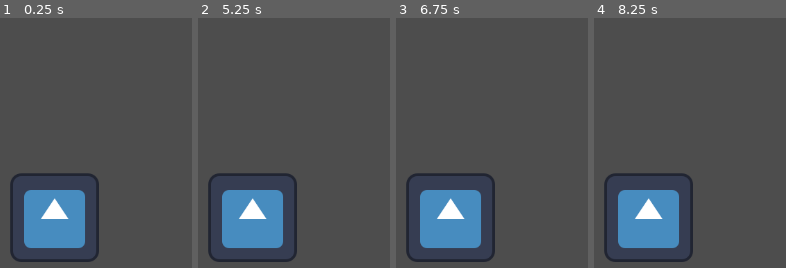
Above: before the commit, frames 1-4 (left to right).
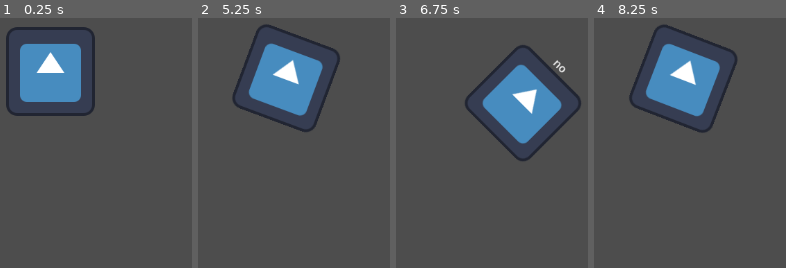
Above: after the commit, the same moments.

Repository: phln1108/compGraf
Game: Godot game, scene res://Scenes/Map/map.tscn
The game is run twice, just before and just after one commit, with the same random seed, the same clock (stepped at 60 frames per second) and the same inputs. The project has no main scene, so this scene is started directly. The engine's default icon, where the game draws it, is replaced by a stand-in: a white triangle on a blue panel in a dark square.
Inputs (mouse positions are in pixels of both pictures, inside the frame that each line leads up to):
- Up to frame 1 (0.25 s): no input
- Up to frame 2 (5.25 s): tap Enter at 0.5, 2, 3.5 s; move the mouse to (251, 218) at 0.52 s; press the mouse at (251, 218) at 0.53 s; tap Space at 1.25, 2.75, 4.25 s; move the mouse to (outside the picture) at 1.27 s; release the mouse at (outside the picture) at 1.28 s; click (outside the picture) at 1.35 s; move the mouse to (outside the picture) at 2.02 s; press the mouse at (outside the picture) at 2.03 s; move the mouse to (207, 160) at 2.77 s; release the mouse at (207, 160) at 2.78 s; click (207, 160) at 2.85 s; move the mouse to (outside the picture) at 3.52 s; press the mouse at (outside the picture) at 3.53 s; move the mouse to (outside the picture) at 4.27 s; release the mouse at (outside the picture) at 4.28 s; click (outside the picture) at 4.35 s; move the mouse to (288, 70) at 5.02 s; press the mouse at (288, 70) at 5.03 s
- Up to frame 3 (6.75 s): move the mouse to (outside the picture) at 5.77 s; release the mouse at (outside the picture) at 5.78 s; click (outside the picture) at 5.85 s; move the mouse to (outside the picture) at 6.52 s; press the mouse at (outside the picture) at 6.53 s
- Up to frame 4 (8.25 s): move the mouse to (outside the picture) at 7.27 s; release the mouse at (outside the picture) at 7.28 s; click (outside the picture) at 7.35 s; move the mouse to (outside the picture) at 8.02 s; press the mouse at (outside the picture) at 8.03 s

The runs differ from the first frame. In frame 1, 19% of the frame differs, in the area x 3-52%, y 3-98%; in frame 2, 19%; in frame 3, 19%, in the area x 5-97%, y 10-98%; in frame 4, 19%.

Commit message:
making some ajustments

Diff:
--- a/Scenes/Card/card.tscn
+++ b/Scenes/Card/card.tscn
@@ -13,13 +13,13 @@
 texture = ExtResource("1_2ytoe")
 
 [node name="Label" type="Label" parent="."]
-offset_left = -104.0
-offset_top = -160.0
-offset_right = 104.0
+offset_left = -192.0
+offset_top = -256.0
+offset_right = 192.0
 offset_bottom = -65.0
-text = "eu posso ser um pouco "
+text = "Text Here"
 horizontal_alignment = 1
-vertical_alignment = 1
+vertical_alignment = 2
 autowrap_mode = 3
 
 [node name="CollisionShape2D" type="CollisionShape2D" parent="."]
--- a/Scenes/Map/map.gd
+++ b/Scenes/Map/map.gd
@@ -1,26 +1,30 @@
 extends Node2D
 
 var can_drag: bool = false
-
+var velocity = 500
 # Called when the node enters the scene tree for the first time.
 func _ready():
 	pass # Replace with function body.
 
-
 # Called every frame. 'delta' is the elapsed time since the previous frame.
 func _process(delta):
 	if can_drag:
-		$Card.global_position = get_global_mouse_position()
+		#$Card.global_position = get_global_mouse_position()
+		#$Card.look_at($CardPoint/AncorPoint.global_position)
+		$AncorPoint.look_at(get_global_mouse_position())
+		$AncorPoint.rotation_degrees = clamp($AncorPoint.rotation_degrees + 90 , -45, 45)
+		#if $AncorPoint.rotation_degrees > 45:
+			#$AncorPoint.rotation_degrees = 45
+		#if $AncorPoint.rotation_degrees < -45:
+			#$AncorPoint.rotation_degrees = -45
 	else:
-		$Card.global_position = $CardPoint.global_position
-
-
+		#$AncorPoint/Card.global_position += ($CardPoint.global_position - $AncorPoint/Card.global_position) * velocity * delta
+		#$AncorPoint.rotation_degrees = clamp($AncorPoint.rotation_degrees - (velocity * delta),0,180)
+		$AncorPoint.rotation_degrees = 0
 func _on_card_dragging(is_dragging):
 	can_drag = is_dragging
 
-
 func _on_no_area_entered(area):
-	print(area)
 	if area is Card:
 		area.setText(Card.TextLabel.NO)
 
--- a/Scenes/Map/map.tscn
+++ b/Scenes/Map/map.tscn
@@ -12,28 +12,28 @@
 [node name="Map" type="Node2D"]
 script = ExtResource("1_d38tv")
 
-[node name="Card" parent="." instance=ExtResource("1_tinaq")]
-position = Vector2(576, 512)
+[node name="AncorPoint" type="Marker2D" parent="."]
+position = Vector2(576, 480)
 
-[node name="CardPoint" type="Marker2D" parent="."]
-position = Vector2(576, 512)
+[node name="Card" parent="AncorPoint" instance=ExtResource("1_tinaq")]
+position = Vector2(0, -156)
 
 [node name="YesArea" type="Area2D" parent="."]
 
 [node name="CollisionShape2D" type="CollisionShape2D" parent="YesArea"]
-position = Vector2(192, 304)
+position = Vector2(192, 324)
 shape = SubResource("RectangleShape2D_x2oxu")
 
 [node name="NoArea" type="Area2D" parent="YesArea"]
 
 [node name="CollisionShape2D" type="CollisionShape2D" parent="YesArea/NoArea"]
-position = Vector2(952, 304)
+position = Vector2(960, 324)
 shape = SubResource("RectangleShape2D_wa8ah")
 
 [node name="Camera2D" type="Camera2D" parent="."]
-position = Vector2(570, 301)
+position = Vector2(576, 324)
 
-[connection signal="dragging" from="Card" to="." method="_on_card_dragging"]
+[connection signal="dragging" from="AncorPoint/Card" to="." method="_on_card_dragging"]
 [connection signal="area_entered" from="YesArea" to="." method="_on_yes_area_entered"]
 [connection signal="area_exited" from="YesArea" to="." method="_on_yes_area_exited"]
 [connection signal="area_entered" from="YesArea/NoArea" to="." method="_on_no_area_entered"]
